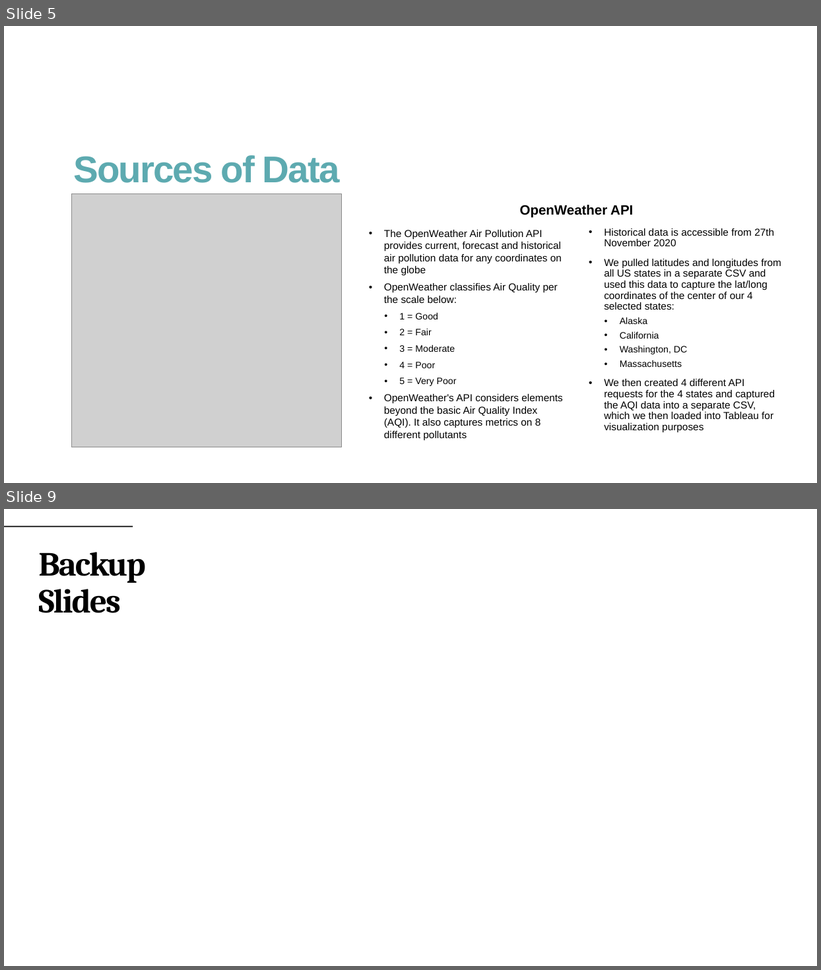
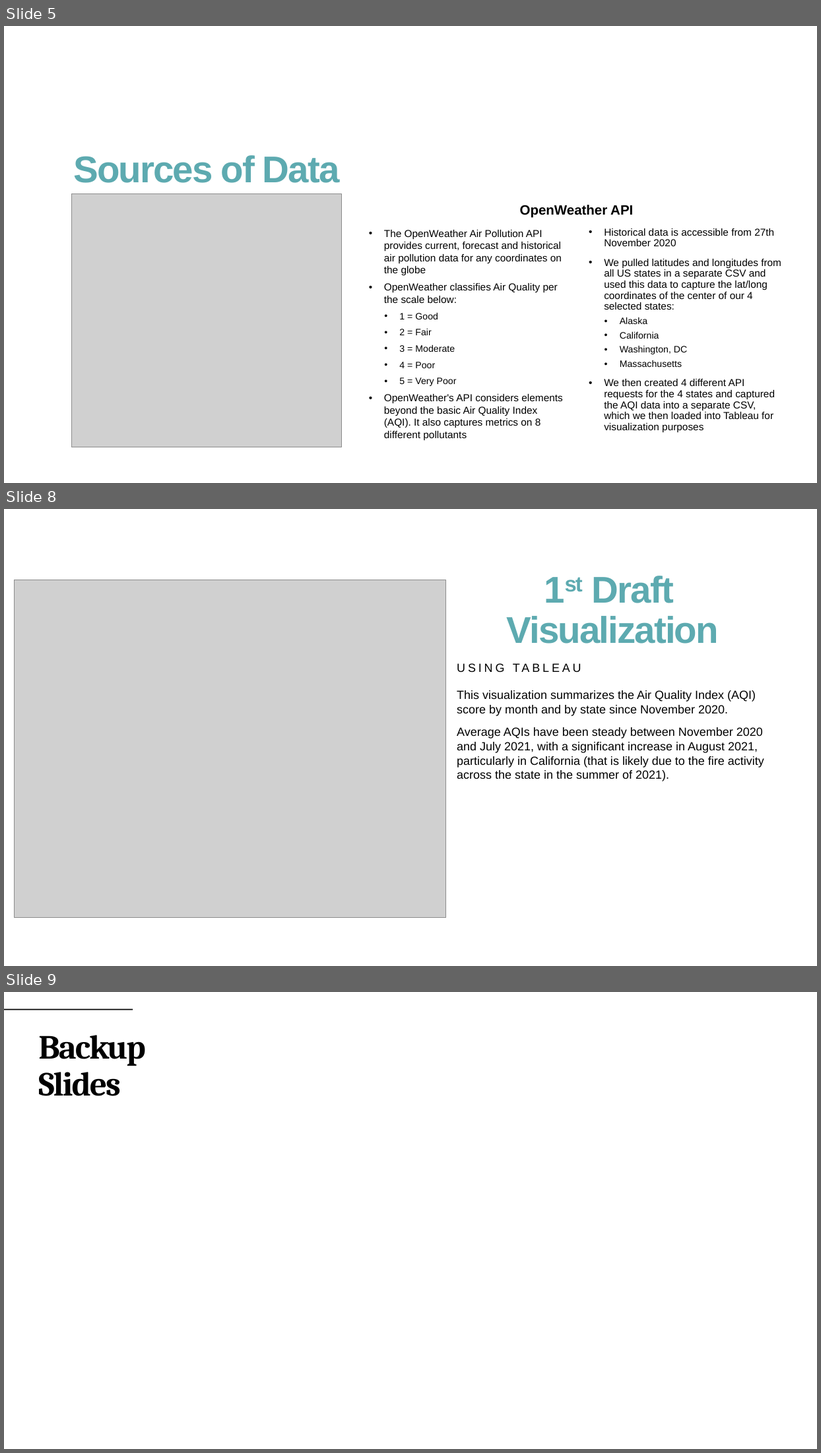
Before and after one commit to mereilly/AQI_Module_20_Final_Project, a slide deck: OpenWeather_AQI_Presentation_Draft.pptx. Shown one above the other, each under a label of ours: slides 5 and 9 before the commit, slides 5, 8 and 9 after it; the slides between them are not shown. The pictures are 821x970 and 821x1453 pixels, drawn with LibreOffice and Linux fonts; fonts in the diff are those of the drawing; grey boxes stand for pictures. Boxes give left, top, right and bottom in pixels: in the first picture for what was removed or moved away, otherwise in the second. Text is boxed around its words. In the diff, an @@ line names an element or a change of style, - is before the commit and + after.

```diff
--- a/OpenWeather_AQI_Presentation_Draft.pptx
+++ b/OpenWeather_AQI_Presentation_Draft.pptx
@@ slide 8 added at (x1=4, y1=509, x2=817, y2=966), background #FFFFFF @@
@@ picture added at (x1=15, y1=580, x2=446, y2=918) @@
@@ title added at (x1=507, y1=576, x2=719, y2=644), 44 pt, text #5DAAB0, bold @@
+1st Draft Visualization
@@ text added at (x1=457, y1=659, x2=775, y2=681), 14 pt, text #000000 @@
+USING TABLEAU
@@ text added at (x1=457, y1=691, x2=764, y2=782), 14 pt, text #000000 @@
+This visualization summarizes the Air Quality Index (AQI) score by month and by state since November 2020.
+Average AQIs have been steady between November 2020 and July 2021, with a significant increase in August 2021, particularly in California (that is likely due to the fire activity across the state in the summer of 2021).
```
Also in this commit, not shown: 5 slides changed.
